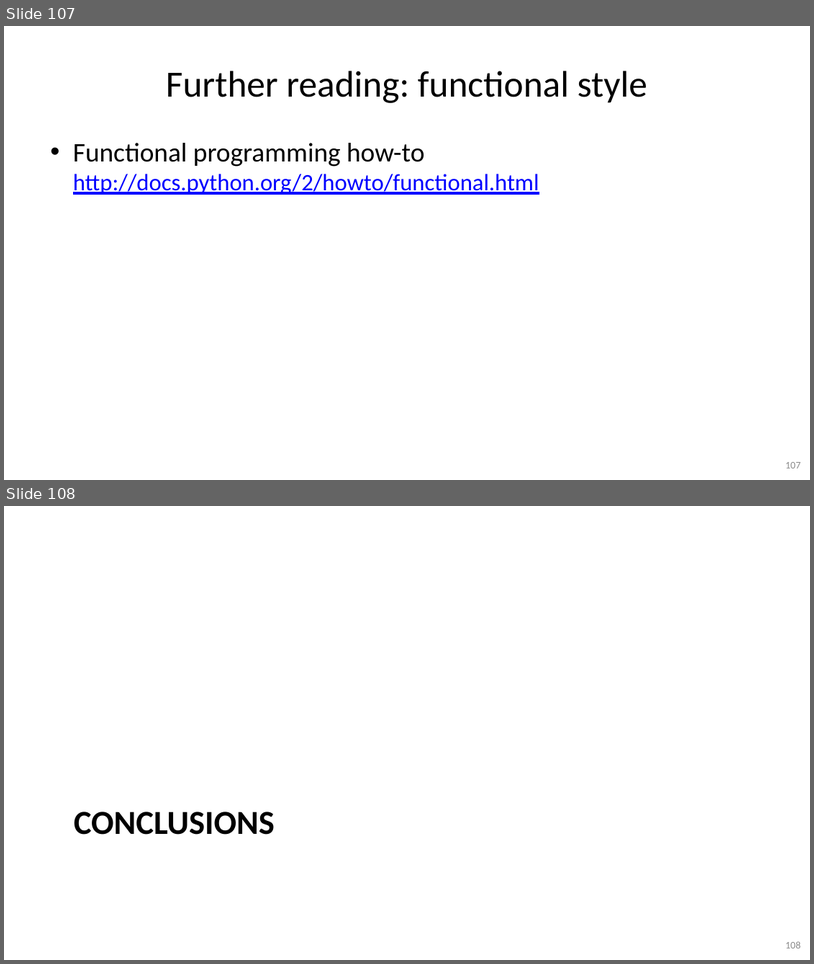
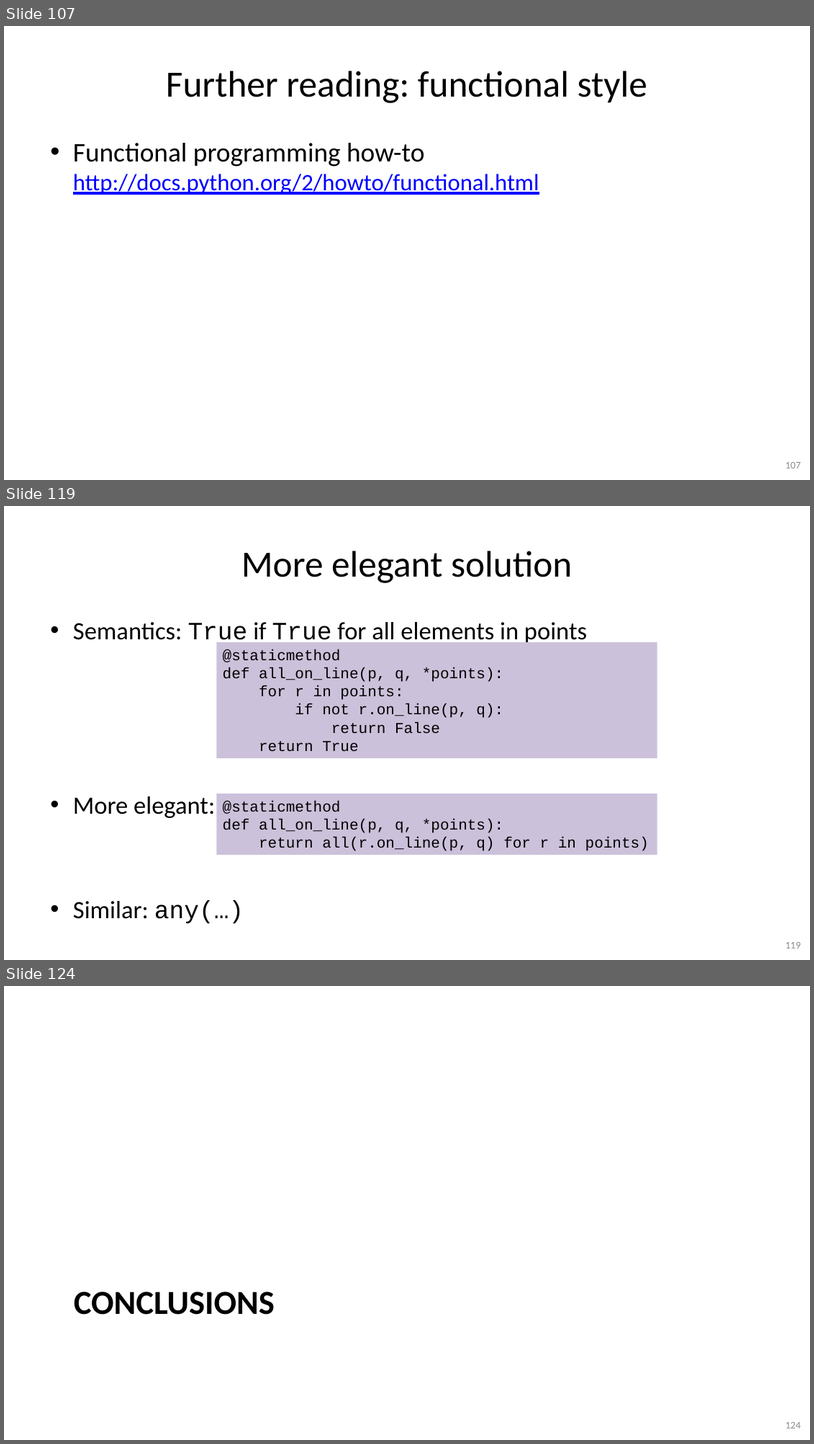
Before and after one commit to gjbex/Python-for-programmers, a slide deck: python_for_programmers.pptx. Shown one above the other, each under a label of ours: slides 107 and 108 before the commit, slides 107, 119 and 124 after it; the slides between them are not shown. The pictures are 814x964 and 814x1444 pixels, drawn with LibreOffice and Linux fonts; fonts in the diff are those of the drawing. Boxes give left, top, right and bottom in pixels: in the first picture for what was removed or moved away, otherwise in the second. Text is boxed around its words. In the diff, an @@ line names an element or a change of style, - is before the commit and + after.

```diff
--- a/python_for_programmers.pptx
+++ b/python_for_programmers.pptx
@@ slide 119 added at [4,506,810,960], background #FFFFFF @@
@@ title added at [242,551,572,583], 44 pt, text #000000 @@
+More elegant solution
@@ text added at [73,622,587,924], 29.6 pt, text #000000 @@
+• Semantics: True if True for all elements in points
+• More elegant: all(…)
+• Similar: any(…)
@@ rectangle added at [217,642,658,758], fill #CCC1DA, 18 pt, text #000000 @@
+@staticmethod
+def all_on_line(p, q, *points):
+for r in points:
+if not r.on_line(p, q):
+return False
+return True
@@ rectangle added at [217,793,658,854], fill #CCC1DA, 18 pt, text #000000 @@
+@staticmethod
+def all_on_line(p, q, *points):
+return all(r.on_line(p, q) for r in points)
@@ page number added at [786,942,801,948], 12 pt, text #8C8C8C @@
+119
@@ what was slide 108 is now slide 124 @@
@@ page number at [786,1422,801,1428]: text changed @@
-108
+124
```
Also in this commit, not shown: 15 other slides added.
